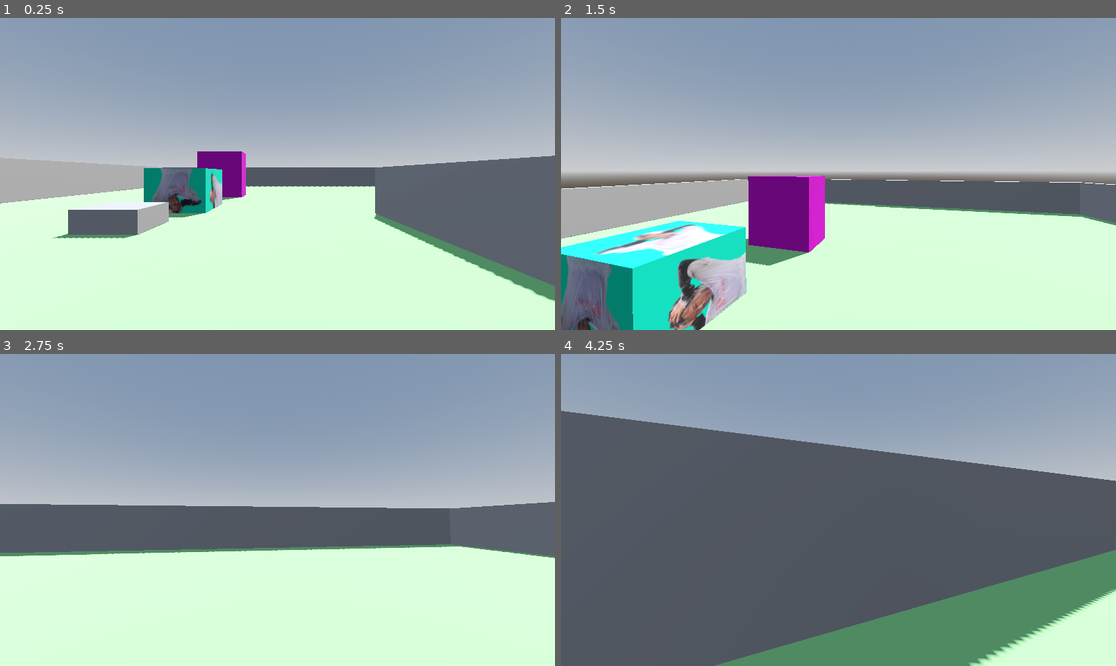
Above: before the commit, frames 1-4 (two rows, left to right).
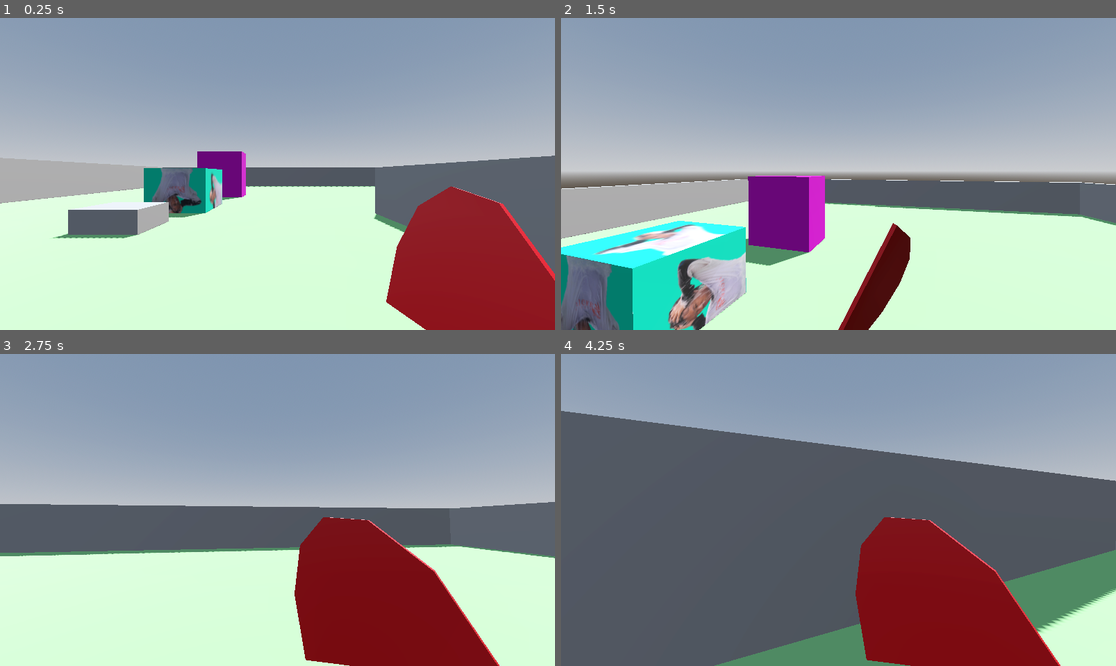
Above: after the commit, the same moments.

Repository: AngeloManlangit/BahalaNa.gd
Game: Godot game, scene res://scenes/game.tscn
The game is run twice, just before and just after one commit, with the same random seed, the same clock (stepped at 60 frames per second) and the same inputs.
Inputs (mouse positions are in pixels of both pictures, inside the frame that each line leads up to):
- Up to frame 1 (0.25 s): no input
- Up to frame 2 (1.5 s): tap Enter (ui_accept) at 0.5 s; move the mouse to (866, 174) at 0.52 s; press the mouse at (866, 174) at 0.53 s; hold W (move_up) from 0.53 s (still down); tap Space (jump) at 0.77 s; move the mouse to (810, 174) at 1.27 s; release the mouse at (810, 174) at 1.28 s; click (810, 174) at 1.35 s
- Up to frame 3 (2.75 s): keep holding W (move_up); tap Space (jump) at 1.52 s; move the mouse to (288, 503) at 2.02 s; press the mouse at (288, 503) at 2.03 s
- Up to frame 4 (4.25 s): keep holding W (move_up); move the mouse to (832, 516) at 2.77 s; release the mouse at (832, 516) at 2.78 s; click (832, 516) at 2.85 s; tap Space (jump) at 3.02, 3.77 s; move the mouse to (877, 513) at 3.52 s; press the mouse at (877, 513) at 3.53 s

The runs differ from the first frame. In frame 1, 11% of the frame differs, in the area x 69-100%, y 53-100%; in frame 2, 1.9%; in frame 3, 12%, in the area x 53-90%, y 52-100%; in frame 4, 12%.

Commit message:
Fan prototype

Diff:
--- a/project.godot
+++ b/project.godot
@@ -46,3 +46,8 @@
 "events": [Object(InputEventKey,"resource_local_to_scene":false,"resource_name":"","device":-1,"window_id":0,"alt_press …(191 unchanged characters)…
 ]
 }
+shoot={
+"deadzone": 0.2,
+"events": [Object(InputEventMouseButton,"resource_local_to_scene":false,"resource_name":"","device":-1,"window_id":0,"alt_pressed":false,"shift_pressed":false,"ctrl_pressed":false,"meta_pressed":false,"button_mask":1,"position":Vector2(99, 22),"global_position":Vector2(108, 70),"factor":1.0,"button_index":1,"canceled":false,"pressed":true,"double_click":false,"script":null)
+]
+}
--- /dev/null
+++ b/scenes/fan.tscn
@@ -0,0 +1,9 @@
+[gd_scene load_steps=2 format=3 uid="uid://c2qr4p6u8xxje"]
+
+[ext_resource type="PackedScene" uid="uid://bubqpcla1ycen" path="res://assets/temp_models/fan.glb" id="1_p64dw"]
+
+[node name="fan" instance=ExtResource("1_p64dw")]
+
+[node name="Cylinder" parent="." index="0"]
+layers = 2
+cast_shadow = 0
--- a/scenes/game.tscn
+++ b/scenes/game.tscn
@@ -31,97 +31,99 @@
 
 [node name="Game" type="Node3D"]
 
-[node name="WorldEnvironment" type="WorldEnvironment" parent="."]
+[node name="Player" parent="." instance=ExtResource("2_lnu2h")]
+transform = Transform3D(1, 0, 0, 0, 1, 0, 0, 0, 1, 0.08968134, 1.0768079, 5.083183)
+
+[node name="Map" type="Node" parent="."]
+
+[node name="WorldEnvironment" type="WorldEnvironment" parent="Map"]
 environment = SubResource("Environment_lbhrr")
 
-[node name="DirectionalLight3D" type="DirectionalLight3D" parent="."]
+[node name="DirectionalLight3D" type="DirectionalLight3D" parent="Map"]
 transform = Transform3D(-0.8660254, -0.43301278, 0.25, 0, 0.49999997, 0.86602545, -0.50000006, 0.75, -0.43301266, 0, 8.205492, 0)
 shadow_enabled = true
 
-[node name="Floor" type="CSGBox3D" parent="."]
+[node name="Floor" type="CSGBox3D" parent="Map"]
 transform = Transform3D(-1.9838349, 0, 0, 0, 1, 0, 0, 0, -1.9838349, 0, -0.007693529, 0)
 material_override = SubResource("StandardMaterial3D_lbhrr")
 use_collision = true
 size = Vector3(15.957031, 0.015, 23.34082)
 
-[node name="CSGBox3D" type="CSGBox3D" parent="."]
+[node name="CSGBox3D" type="CSGBox3D" parent="Map"]
 transform = Transform3D(-13.873013, 0, 0, 0, 6.9930277, 0, 0, 0, -13.873013, -4.597464, -0.029292963, -1.154453)
 use_collision = true
 size = Vector3(0.13354492, 0.20166016, 0.11352539)
 
-[node name="CSGBox3D2" type="CSGBox3D" parent="."]
+[node name="CSGBox3D2" type="CSGBox3D" parent="Map"]
 transform = Transform3D(-13.873013, 0, 0, 0, 6.9930277, 0, 0, 0, -13.873013, -4.231672, 0.5733776, -4.7406983)
 material_override = SubResource("StandardMaterial3D_iywne")
 use_collision = true
 size = Vector3(0.1862793, 0.37402344, 0.18554688)
 
-[node name="CSGBox3D3" type="CSGBox3D" parent="."]
+[node name="CSGBox3D3" type="CSGBox3D" parent="Map"]
 transform = Transform3D(-13.873013, 0, 0, 0, 6.9930277, 0, 0, 0, -13.873013, -3.9708753, 1.2473272, -10.114534)
 material_override = SubResource("StandardMaterial3D_lnu2h")
 use_collision = true
 size = Vector3(0.22387695, 0.56677246, 0.13842773)
 
-[node name="Player" parent="." instance=ExtResource("2_lnu2h")]
-transform = Transform3D(1, 0, 0, 0, 1, 0, 0, 0, 1, 0.08968134, 1.0768079, 5.083183)
-
-[node name="CSGBox3D4" type="CSGBox3D" parent="."]
+[node name="CSGBox3D4" type="CSGBox3D" parent="Map"]
 transform = Transform3D(-1.9838349, 0, 0, 0, 1, 0, 0, 0, -1.9838349, -15.710462, 1.015744, 0)
 size = Vector3(0.31689453, 3.046875, 23.55664)
 
-[node name="CSGBox3D5" type="CSGBox3D" parent="."]
+[node name="CSGBox3D5" type="CSGBox3D" parent="Map"]
 transform = Transform3D(-1.9838349, 0, 0, 0, 1, 0, 0, 0, -1.9838349, 15.436872, 1.015744, 0)
 size = Vector3(0.31689453, 3.046875, 23.55664)
 
-[node name="CSGBox3D6" type="CSGBox3D" parent="."]
+[node name="CSGBox3D6" type="CSGBox3D" parent="Map"]
 transform = Transform3D(8.671618e-08, 0, 1.9838349, 0, 1, 0, -1.9838349, 0, 8.671618e-08, -0.31633484, 1.015744, 23.144308)
 size = Vector3(0.31689453, 3.046875, 16.374939)
 
-[node name="CSGBox3D7" type="CSGBox3D" parent="."]
+[node name="CSGBox3D7" type="CSGBox3D" parent="Map"]
 transform = Transform3D(8.671618e-08, 0, 1.9838349, 0, 1, 0, -1.9838349, 0, 8.671618e-08, -0.31633484, 1.015744, -22.653559)
 size = Vector3(0.31689453, 3.046875, 16.374939)
 
-[node name="Vince" parent="." instance=ExtResource("3_lnu2h")]
+[node name="Vince" parent="Map" instance=ExtResource("3_lnu2h")]
 transform = Transform3D(-0.42942387, 0, -0.90310305, 0, 1, 0, 0.90310305, 0, -0.42942387, -8.735819, 0.4998064, 0.91917074)
 
-[node name="CSGMesh3D" type="CSGMesh3D" parent="."]
+[node name="CSGMesh3D" type="CSGMesh3D" parent="Map"]
 transform = Transform3D(-1.9838349, 0, 0, 0, 1.9266049, 0, 0, 0, -6.682298, 5.1394014, 0.94339216, 0)
 use_collision = true
 mesh = SubResource("PrismMesh_lnu2h")
 
-[node name="CSGMesh3D2" type="CSGMesh3D" parent="."]
+[node name="CSGMesh3D2" type="CSGMesh3D" parent="Map"]
 transform = Transform3D(1.9838349, 0, 5.8418505e-07, 0, 1.9266049, 0, -1.7343235e-07, 0, 6.682298, 9.518728, 0.94339216, -4.9104834)
 use_collision = true
 mesh = SubResource("PrismMesh_lnu2h")
 
-[node name="CSGCylinder3D" type="CSGCylinder3D" parent="."]
-transform = Transform3D(1, 0, 0, 0, 1, 0, 0, 0, 1, -3.5, 0, 9.607737)
+[node name="CSGCylinder3D" type="CSGCylinder3D" parent="Map"]
+transform = Transform3D(1, 0, 0, 0, 1, 0, 0, 0, 1, -1.7792754, 0, 7.3096933)
 use_collision = true
 radius = 1.0
 
-[node name="CSGCylinder3D2" type="CSGCylinder3D" parent="."]
-transform = Transform3D(1, 0, 0, 0, 1, 0, 0, 0, 1, -6.75473, 0.89509964, 11.511994)
+[node name="CSGCylinder3D2" type="CSGCylinder3D" parent="Map"]
+transform = Transform3D(0.835136, 0, 0.5500435, 0, 1, 0, -0.5500435, 0, 0.835136, -5.7200956, 0.89509964, 10.43064)
 use_collision = true
 radius = 1.0
 
-[node name="CSGCylinder3D3" type="CSGCylinder3D" parent="."]
+[node name="CSGCylinder3D3" type="CSGCylinder3D" parent="Map"]
 transform = Transform3D(1, 0, 0, 0, 1, 0, 0, 0, 1, -8.224747, 1.4210172, 14.630467)
 use_collision = true
 radius = 1.0
 height = 3.5151367
 
-[node name="CSGCylinder3D4" type="CSGCylinder3D" parent="."]
+[node name="CSGCylinder3D4" type="CSGCylinder3D" parent="Map"]
 transform = Transform3D(1, 0, 0, 0, 1, 0, 0, 0, 1, -6.538707, 2.0532193, 17.697395)
 use_collision = true
 radius = 1.0
 height = 4.779541
 
-[node name="CSGCylinder3D5" type="CSGCylinder3D" parent="."]
+[node name="CSGCylinder3D5" type="CSGCylinder3D" parent="Map"]
 transform = Transform3D(1, 0, 0, 0, 1, 0, 0, 0, 1, -2.4790077, 2.8910432, 15.939667)
 use_collision = true
 radius = 0.75
 height = 6.5544586
 
-[node name="CSGCylinder3D6" type="CSGCylinder3D" parent="."]
+[node name="CSGCylinder3D6" type="CSGCylinder3D" parent="Map"]
 transform = Transform3D(1, 0, 0, 0, 1, 0, 0, 0, 1, 0.53998804, 3.447497, 13.388834)
 use_collision = true
 height = 7.667366
--- a/scenes/player.tscn
+++ b/scenes/player.tscn
@@ -1,7 +1,8 @@
-[gd_scene load_steps=6 format=3 uid="uid://cbcsaqa08rnq3"]
+[gd_scene load_steps=10 format=3 uid="uid://cbcsaqa08rnq3"]
 
 [ext_resource type="Texture2D" uid="uid://d38inaf4yhtfe" path="res://assets/goofy.png" id="1_3vyb7"]
 [ext_resource type="Script" uid="uid://chvc3jetbh6ws" path="res://scripts/player.gd" id="1_g2els"]
+[ext_resource type="PackedScene" uid="uid://c2qr4p6u8xxje" path="res://scenes/fan.tscn" id="3_qhqgy"]
 
 [sub_resource type="StandardMaterial3D" id="StandardMaterial3D_3vyb7"]
 albedo_texture = ExtResource("1_3vyb7")
@@ -11,6 +12,68 @@
 
 [sub_resource type="ConvexPolygonShape3D" id="ConvexPolygonShape3D_qhqgy"]
 points = PackedVector3Array(-0.12520654, -0.532801, -0.4805069, 0.022783129, 0.4760704, 0.49888408, 0.16971254, 0.55914 …(1084 unchanged characters)…
+
+[sub_resource type="Animation" id="Animation_qhqgy"]
+resource_name = "shoot"
+length = 0.4
+step = 0.01
+tracks/0/type = "value"
+tracks/0/imported = false
+tracks/0/enabled = true
+tracks/0/path = NodePath(".:position")
+tracks/0/interp = 1
+tracks/0/loop_wrap = true
+tracks/0/keys = {
+"times": PackedFloat32Array(0, 0.04, 0.15, 0.4),
+"transitions": PackedFloat32Array(1, 0.57434916, 0.4999995, 1),
+"update": 0,
+"values": [Vector3(0.65, -0.65, -0.78), Vector3(1.051, -0.608, -0.88), Vector3(-0.28, -0.495, -0.78), Vector3(0.65, -0.65, -0.78)]
+}
+tracks/1/type = "value"
+tracks/1/imported = false
+tracks/1/enabled = true
+tracks/1/path = NodePath(".:rotation")
+tracks/1/interp = 2
+tracks/1/loop_wrap = true
+tracks/1/keys = {
+"times": PackedFloat32Array(0, 0.04, 0.1, 0.15, 0.4),
+"transitions": PackedFloat32Array(1, 0.57434916, 1.5157168, 0.4999995, 1),
+"update": 0,
+"values": [Vector3(-0.2268928, -1.5184364, 0.19198622), Vector3(-0.0837758, -2.4364796, 1.5969763), Vector3(-0.37524578, -2.2671826, 1.8692477), Vector3(0.20594884, -0.22340214, 1.6091936), Vector3(-0.2268928, -1.5184364, 0.19198622)]
+}
+
+[sub_resource type="Animation" id="Animation_dqkch"]
+length = 0.001
+tracks/0/type = "value"
+tracks/0/imported = false
+tracks/0/enabled = true
+tracks/0/path = NodePath(".:position")
+tracks/0/interp = 1
+tracks/0/loop_wrap = true
+tracks/0/keys = {
+"times": PackedFloat32Array(0),
+"transitions": PackedFloat32Array(1),
+"update": 0,
+"values": [Vector3(0.65, -0.65, -0.78)]
+}
+tracks/1/type = "value"
+tracks/1/imported = false
+tracks/1/enabled = true
+tracks/1/path = NodePath(".:rotation")
+tracks/1/interp = 1
+tracks/1/loop_wrap = true
+tracks/1/keys = {
+"times": PackedFloat32Array(0),
+"transitions": PackedFloat32Array(1),
+"update": 0,
+"values": [Vector3(-0.2268928, -1.5184364, 0.19198622)]
+}
+
+[sub_resource type="AnimationLibrary" id="AnimationLibrary_qlg0r"]
+_data = {
+&"RESET": SubResource("Animation_dqkch"),
+&"shoot": SubResource("Animation_qhqgy")
+}
 
 [node name="Player" type="CharacterBody3D"]
 script = ExtResource("1_g2els")
@@ -27,6 +90,14 @@
 
 [node name="Camera" type="Camera3D" parent="Head"]
 
+[node name="fan" parent="Head/Camera" instance=ExtResource("3_qhqgy")]
+transform = Transform3D(0.03439697, 0.13052814, -0.17028107, 0.06786028, 0.59301025, 0.03936643, 0.35698295, -0.12530462, 0.008924056, 0.65, -0.65, -0.78)
+
+[node name="AnimationPlayer" type="AnimationPlayer" parent="Head/Camera/fan"]
+libraries = {
+&"": SubResource("AnimationLibrary_qlg0r")
+}
+
 [node name="Coyote_Timer" type="Timer" parent="."]
 
 [connection signal="timeout" from="Coyote_Timer" to="." method="on_coyote_timeout"]
--- a/scripts/player.gd
+++ b/scripts/player.gd
@@ -1,11 +1,10 @@
 extends CharacterBody3D
 
+# movement variables
 const SPEED = 7.0
 const JUMP_VELOCITY = 6.0
 const MOUSE_SENSITIVITY = 0.005
-
 const weight = 7.0
-
 var mouse_captured: bool
 
 # for the coyote time
@@ -17,8 +16,12 @@
 var jump_buffer: bool = false
 @export var jump_buffer_time: float = 0.2
 
+# head and camera
 @onready var head: Node3D = $Head
 @onready var camera: Camera3D = $Head/Camera
+
+# items
+@onready var item_animation: AnimationPlayer = $Head/Camera/fan/AnimationPlayer
 
 func _ready():
 	capture_mouse()
@@ -72,6 +75,12 @@
 		velocity.x = lerp(velocity.x, direction.x * SPEED, delta * weight)
 		velocity.z = lerp(velocity.z, direction.z * SPEED, delta * weight)
 
+	# using item
+	if Input.is_action_pressed("shoot") and mouse_captured:
+		if !item_animation.is_playing():
+			print("Shooting")
+			item_animation.play("shoot")
+
 	move_and_slide()
 
 func Jump() -> void:
@@ -91,7 +100,3 @@
 func release_mouse():
 	Input.set_mouse_mode(Input.MOUSE_MODE_VISIBLE)
 	mouse_captured = false
-
-
-func _on_coyote_timeout() -> void:
-	pass # Replace with function body.
Binary file removed: assets/PLAYER_MODEL COLORED.fbx
Binary file removed: assets/PLAYER_MODEL COLORED_0.png
Not shown, removed: assets/PLAYER_MODEL COLORED_0.png.import
Binary file added: assets/temp_models/boomerang.glb
Not shown, added: assets/temp_models/boomerang.glb.import
Binary file added: assets/temp_models/fan.glb
Not shown, changed: assets/temp_models/fan.glb.import
Binary file added: assets/temp_models/sticky_hand.glb
Not shown, added: assets/temp_models/sticky_hand.glb.import
